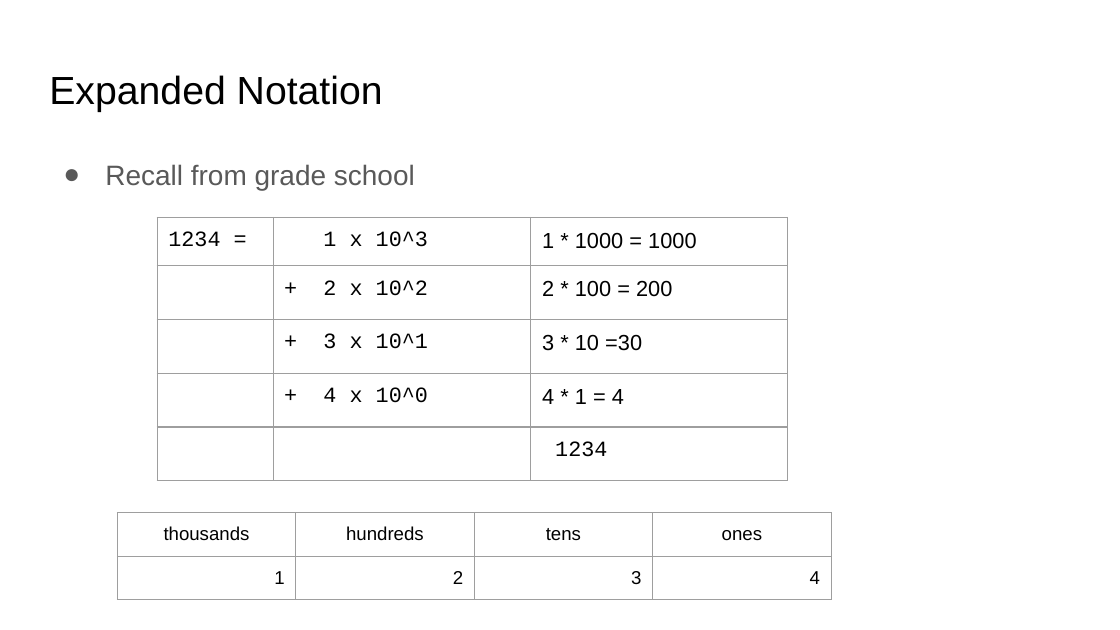
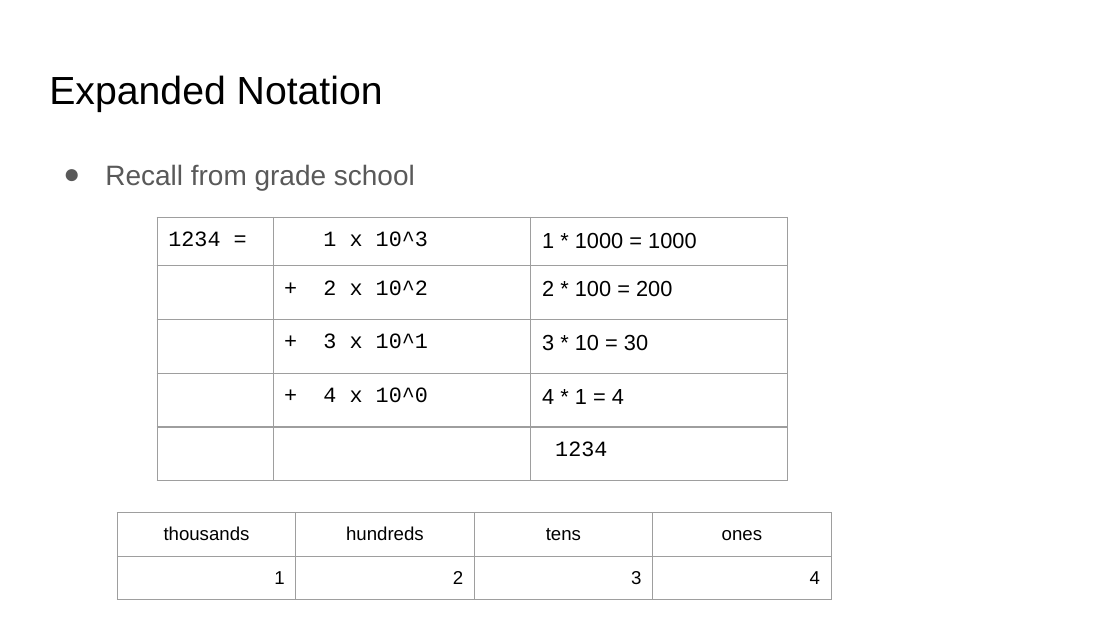
Before and after one commit to COMP122/comp122-s22, a slide deck: slide 4 of format_encodings/documents/Introduction to Numbering Systems.pptx. Drawn at 1120x630 pixels with LibreOffice and Linux fonts; fonts in the diff are those of the drawing. Boxes give left, top, right and bottom in pixels: in the first picture for what was removed or moved away, otherwise in the second. Text is boxed around its words. In the diff, an @@ line names an element or a change of style, - is before the commit and + after.

```diff
--- a/format_encodings/documents/Introduction to Numbering Systems.pptx
+++ b/format_encodings/documents/Introduction to Numbering Systems.pptx
@@ table at box(157, 217, 786, 585) @@
-row 3, column 3: 3 * 10 =30
+row 3, column 3: 3 * 10 = 30
```
Also in this commit, not shown: 7 other slides changed, 2 other files.
